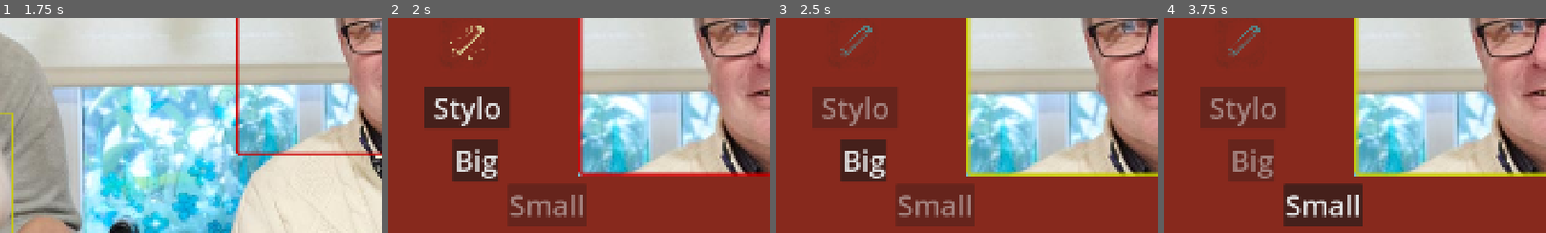
Above: before the commit, frames 1-4 (left to right).
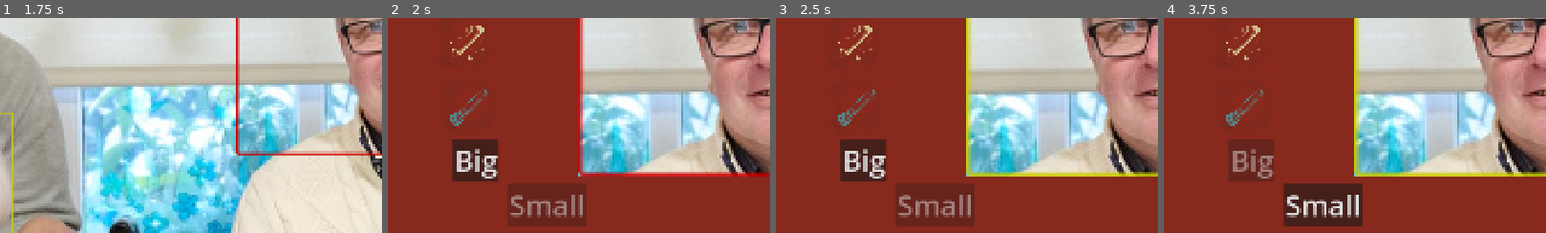
Above: after the commit, the same moments.

Repository: DGoblot/enjam2026
Game: Godot game, scene res://scenes/main_menu.tscn
Two runs of this game, one before a commit and one after it. Both use one fixed random seed, a clock stepped at 60 frames per second and the inputs below.
Inputs (mouse positions are % of the whole screen's width and height, from its top left; square brackets give the same spot before the commit, where the layout moved):
- Up to frame 1 (1.75 s): click "Play" at 0.5 s; click (55, 50) at 1.27 s
- Up to frame 2 (2 s): no input
- Up to frame 3 (2.5 s): click (17, 93) [10, 70] at 2 s
- Up to frame 4 (3.75 s): click (16, 79) at 2.77 s; click "Big" at 3.5 s
The pictures show only the part of the screen within x 0-50%, y 49-99%; the shares and areas given below are measured in that part.

Frame 1 is identical in both runs. In frame 2, 4.2% of the frame differs, in the area x 9-32%, y 32-52%; in frame 3, 4.3%, in the area x 9-32%, y 3-52%; in frame 4, 4.3%.

Commit message:
multiple things

Diff:
--- a/scenes/zoom_area.tscn
+++ b/scenes/zoom_area.tscn
@@ -6,6 +6,8 @@
 [ext_resource type="Texture2D" uid="uid://dnsv7ahfi4l7e" path="res://Images/crayon1.png" id="4_5vvbq"]
 [ext_resource type="Texture2D" uid="uid://bmcqfqkervqf4" path="res://Images/crayon.png" id="5_gjvg7"]
 [ext_resource type="Script" uid="uid://k6f0xbtpuhy2" path="res://scripts/button_mipmap.gd" id="6_6h3cl"]
+[ext_resource type="Texture2D" uid="uid://dk70b8sswk70g" path="res://Images/pinceau2.png" id="7_6h3cl"]
+[ext_resource type="Texture2D" uid="uid://dyhvladmwyrl3" path="res://Images/pinceau.png" id="8_lomkc"]
 
 [node name="ZoomArea" type="Control" unique_id=1688144259]
 layout_mode = 3
@@ -124,17 +126,20 @@
 stretch_mode = 0
 script = ExtResource("6_6h3cl")
 
-[node name="ButtonStylo" type="Button" parent="UI/Buttons" unique_id=1880062393]
-unique_name_in_owner = true
-layout_mode = 0
-offset_left = 92.0
-offset_top = 705.0
-offset_right = 307.0
-offset_bottom = 812.0
-theme_override_font_sizes/font_size = 72
-toggle_mode = true
-text = "Stylo
-"
+[node name="ButtonStylo" type="TextureButton" parent="UI/Buttons" unique_id=1912795902]
+unique_name_in_owner = true
+layout_mode = 0
+offset_left = -169.0
+offset_top = 640.0
+offset_right = 819.0
+offset_bottom = 1363.0
+toggle_mode = true
+texture_normal = ExtResource("7_6h3cl")
+texture_pressed = ExtResource("8_lomkc")
+texture_disabled = ExtResource("8_lomkc")
+ignore_texture_size = true
+stretch_mode = 0
+script = ExtResource("6_6h3cl")
 
 [node name="ButtonEraser" type="Button" parent="UI/Buttons" unique_id=584980790]
 unique_name_in_owner = true
--- a/scripts/drawzone.gd
+++ b/scripts/drawzone.gd
@@ -40,7 +40,7 @@
 
 	pencil_button.toggled.connect(_on_pencil_button_pressed)
 	stylo_button.toggled.connect(_on_stylo_button_pressed)
-	eraser_button.toggled.connect(_on_eraser_button_pressed)
+	eraser_button.pressed.connect(_on_eraser_button_pressed)
 	big_button.toggled.connect(_on_big_button_pressed)
 	small_button.toggled.connect(_on_small_button_pressed)
 
@@ -95,19 +95,6 @@
 	_lines.add_child(_current_line)
 	_current_line.default_color = color
 	_current_line.width = width
-	add_line_to_array(_current_line)
-	print(lines_array)
-	print(lines_array_index)
-
-func add_line_to_array(line: Line2D) -> void:
-	for i in range(lines_array.size() - 1):
-		if lines_array[i].visible == false:
-			lines_array.pop_at(i)
-			if i == lines_array.size() - 1: break
-	if lines_array.size() >= 10:
-		lines_array.pop_front()
-	lines_array.append(line)
-	lines_array_index = lines_array.size() - 1
 
 func _is_mouse_in_area(pos: Vector2) -> bool:
 	return area.get_global_rect().has_point(pos)
@@ -131,27 +118,19 @@
 func _on_pencil_button_pressed(_tmp: bool) -> void:
 	line_material = pencil_material
 	stylo_button.button_pressed = false
-	eraser_button.button_pressed = false
 	pencil_button.disabled = true
 	stylo_button.disabled = false
-	eraser_button.disabled = false
 
 func _on_stylo_button_pressed(_tmp: bool) -> void:
 	line_material = null
 	pencil_button.button_pressed = false
-	eraser_button.button_pressed = false
 	stylo_button.disabled = true
 	pencil_button.disabled = false
-	eraser_button.disabled = false
 
-func _on_eraser_button_pressed(_tmp: bool) -> void:
-	line_material = eraser_material
-	eraser_material.set_shader_parameter("camera_zoom", camera_zoom)
-	pencil_button.button_pressed = false
-	eraser_button.button_pressed = false
-	eraser_button.disabled = true
-	pencil_button.disabled = false
-	stylo_button.disabled = false
+func _on_eraser_button_pressed() -> void:
+	print("vpod")
+	for line in _lines.get_children():
+		line.queue_free()
 
 func _on_big_button_pressed(_tmp: bool) -> void:
 	width = 16
--- a/scripts/listImagesAlbum.json
+++ b/scripts/listImagesAlbum.json
@@ -1,5 +1,7 @@
 [
 	"res://Images/screenshot_2026-10-29_144339.png",
 	"res://Images/screenshot_2026-10-29_144448.png",
-	"res://Images/screenshot_2026-10-29_144500.png"
+	"res://Images/screenshot_2026-10-29_144500.png",
+	"res://Images/screenshot_2026-10-29_171948.png",
+	"res://Images/screenshot_2026-10-29_171948.png"
 ]
Binary file added: Images/pinceau.png
Not shown, added: Images/pinceau.png.import
Binary file added: Images/pinceau2.png
Not shown, added: Images/pinceau2.png.import
Binary file added: Images/screenshot_2026-10-29_171948.png
Not shown, added: Images/screenshot_2026-10-29_171948.png.import
